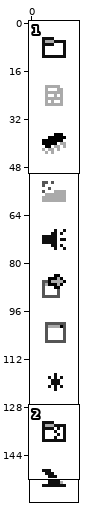
A sprite sheet gets an edit: assets/menu/icons/16mono.png. Above, an overview of the earlier version with the close-up marked.
Close-up. First the earlier version:
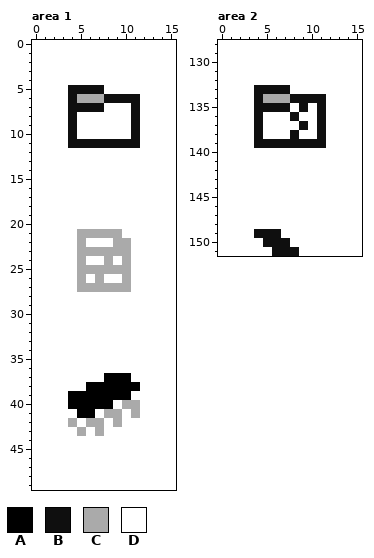
The file is 16x160 pixels. Shown: area 1: x 0..15, y 0..49; area 2: x 0..15, y 128..151.
Palette (. is transparent): A #000000  B #0f0f0f  C #aaaaaa  D #ffffff
Pixels before, area 1, first column x 0:
 0 DDDDDDDDDDDDDDDD
 1 DDDDDDDDDDDDDDDD
 2 DDDDDDDDDDDDDDDD
 3 DDDDDDDDDDDDDDDD
 4 DDDDDDDDDDDDDDDD
 5 DDDDBBBBDDDDDDDD
 6 DDDDBCCCBBBBDDDD
 7 DDDDBBBBDDDBDDDD
 8 DDDDBDDDDDDBDDDD
 9 DDDDBDDDDDDBDDDD
10 DDDDBDDDDDDBDDDD
11 DDDDBBBBBBBBDDDD
12 DDDDDDDDDDDDDDDD
13 DDDDDDDDDDDDDDDD
14 DDDDDDDDDDDDDDDD
15 DDDDDDDDDDDDDDDD
16 DDDDDDDDDDDDDDDD
17 DDDDDDDDDDDDDDDD
18 DDDDDDDDDDDDDDDD
19 DDDDDDDDDDDDDDDD
20 DDDDDDDDDDDDDDDD
21 DDDDDCCCCCDDDDDD
22 DDDDDCDDDCCDDDDD
23 DDDDDCCCCCCDDDDD
24 DDDDDCDDCDCDDDDD
25 DDDDDCCCCCCDDDDD
26 DDDDDCDCDDCDDDDD
27 DDDDDCCCCCCDDDDD
28 DDDDDDDDDDDDDDDD
29 DDDDDDDDDDDDDDDD
30 DDDDDDDDDDDDDDDD
31 DDDDDDDDDDDDDDDD
32 DDDDDDDDDDDDDDDD
33 DDDDDDDDDDDDDDDD
34 DDDDDDDDDDDDDDDD
35 DDDDDDDDDDDDDDDD
36 DDDDDDDDDDDDDDDD
37 DDDDDDDDAAADDDDD
38 DDDDDDAAAAAADDDD
39 DDDDAAAAAAADDDDD
40 DDDDAAAAADCCDDDD
41 DDDDDAADCCDCDDDD
42 DDDDCDCCDCDDDDDD
43 DDDDDCDCDDDDDDDD
44 DDDDDDDDDDDDDDDD
45 DDDDDDDDDDDDDDDD
46 DDDDDDDDDDDDDDDD
47 DDDDDDDDDDDDDDDD
48 DDDDDDDDDDDDDDDD
49 DDDDDDDDDDDDDDDD
Pixels before, area 2, first column x 0:
128 DDDDDDDDDDDDDDDD
129 DDDDDDDDDDDDDDDD
130 DDDDDDDDDDDDDDDD
131 DDDDDDDDDDDDDDDD
132 DDDDDDDDDDDDDDDD
133 DDDDBBBBDDDDDDDD
134 DDDDBCCCBBBBDDDD
135 DDDDBBBBDBDBDDDD
136 DDDDBDDDBDDBDDDD
137 DDDDBDDDDBDBDDDD
138 DDDDBDDDBDDBDDDD
139 DDDDBBBBBBBBDDDD
140 DDDDDDDDDDDDDDDD
141 DDDDDDDDDDDDDDDD
142 DDDDDDDDDDDDDDDD
143 DDDDDDDDDDDDDDDD
144 DDDDDDDDDDDDDDDD
145 DDDDDDDDDDDDDDDD
146 DDDDDDDDDDDDDDDD
147 DDDDDDDDDDDDDDDD
148 DDDDDDDDDDDDDDDD
149 DDDDBBBDDDDDDDDD
150 DDDDDBBBDDDDDDDD
151 DDDDDDBBBDDDDDDD
The result:
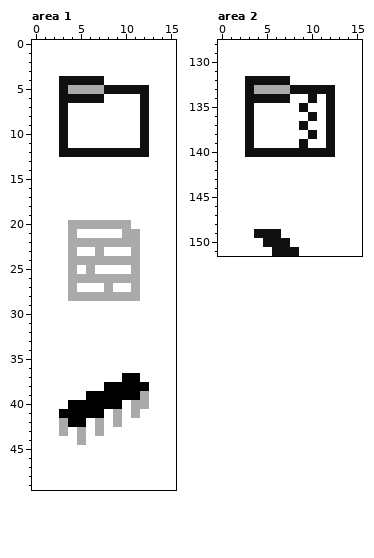
Diff:
Area 1:
y 4: x 3..7 DDDDD -> BBBBB
y 5: x 3..12 DBBBBDDDDD -> BCCCCBBBBB
y 6: x 3 D -> B; x 5..12 CCCBBBBD -> BBBDDDDB
y 7: x 3..7 DBBBB -> BDDDD; x 11..12 BD -> DB
y 8..10: x 3..4 DB -> BD; x 11..12 BD -> DB
y 11: x 3..12 DBBBBBBBBD -> BDDDDDDDDB
y 12: x 3..12 DDDDDDDDDD -> BBBBBBBBBB
y 20: x 4..10 DDDDDDD -> CCCCCCC
y 21: x 4..11 DCCCCCDD -> CDDDDDCC
y 22: x 4 D -> C; x 6..8 DDD -> CCC; x 11 D -> C
y 23: x 4..6 DCC -> CDD; x 8..11 CCCD -> DDDC
y 24: x 4 D -> C; x 6..7 DD -> CC; x 9 D -> C; x 11 D -> C
y 25: x 4..5 DC -> CD; x 7..11 CCCCD -> DDDDC
y 26: x 4 D -> C; x 6 D -> C; x 8..9 DD -> CC; x 11 D -> C
y 27: x 4..7 DCCC -> CDDD; x 9..11 CCD -> DDC
y 28: x 4..11 DDDDDDDD -> CCCCCCCC
y 37: x 8..9 AA -> DD; x 11 D -> A
y 38: x 6..7 AA -> DD; x 12 D -> A
y 39: x 4..5 AA -> DD; x 11..12 DD -> AC
y 40: x 9..10 DC -> AD; x 12 D -> C
y 41: x 3..4 DD -> AA; x 7..8 DC -> AD
y 42: x 3..6 DCDC -> CAAD
y 43: x 3 D -> C
y 44: x 5 D -> C
Area 2:
y 132: x 3..7 DDDDD -> BBBBB
y 133: x 3..12 DBBBBDDDDD -> BCCCCBBBBB
y 134: x 3 D -> B; x 5..9 CCCBB -> BBBDD; x 11..12 BD -> DB
y 135: x 3..7 DBBBB -> BDDDD; x 11..12 BD -> DB
y 136: x 3..4 DB -> BD; x 8 B -> D; x 10..12 DBD -> BDB
y 137: x 3..4 DB -> BD; x 11..12 BD -> DB
y 138: x 3..4 DB -> BD; x 8 B -> D; x 10..12 DBD -> BDB
y 139: x 3..8 DBBBBB -> BDDDDD; x 10..12 BBD -> DDB
y 140: x 3..12 DDDDDDDDDD -> BBBBBBBBBB
Boxes around the changes in both close-ups, in picture pixels (x1, y1, x2, y2):
changed: (59, 76, 149, 157)
changed: (68, 220, 140, 301)
changed: (59, 373, 149, 445)
changed: (245, 76, 335, 157)
